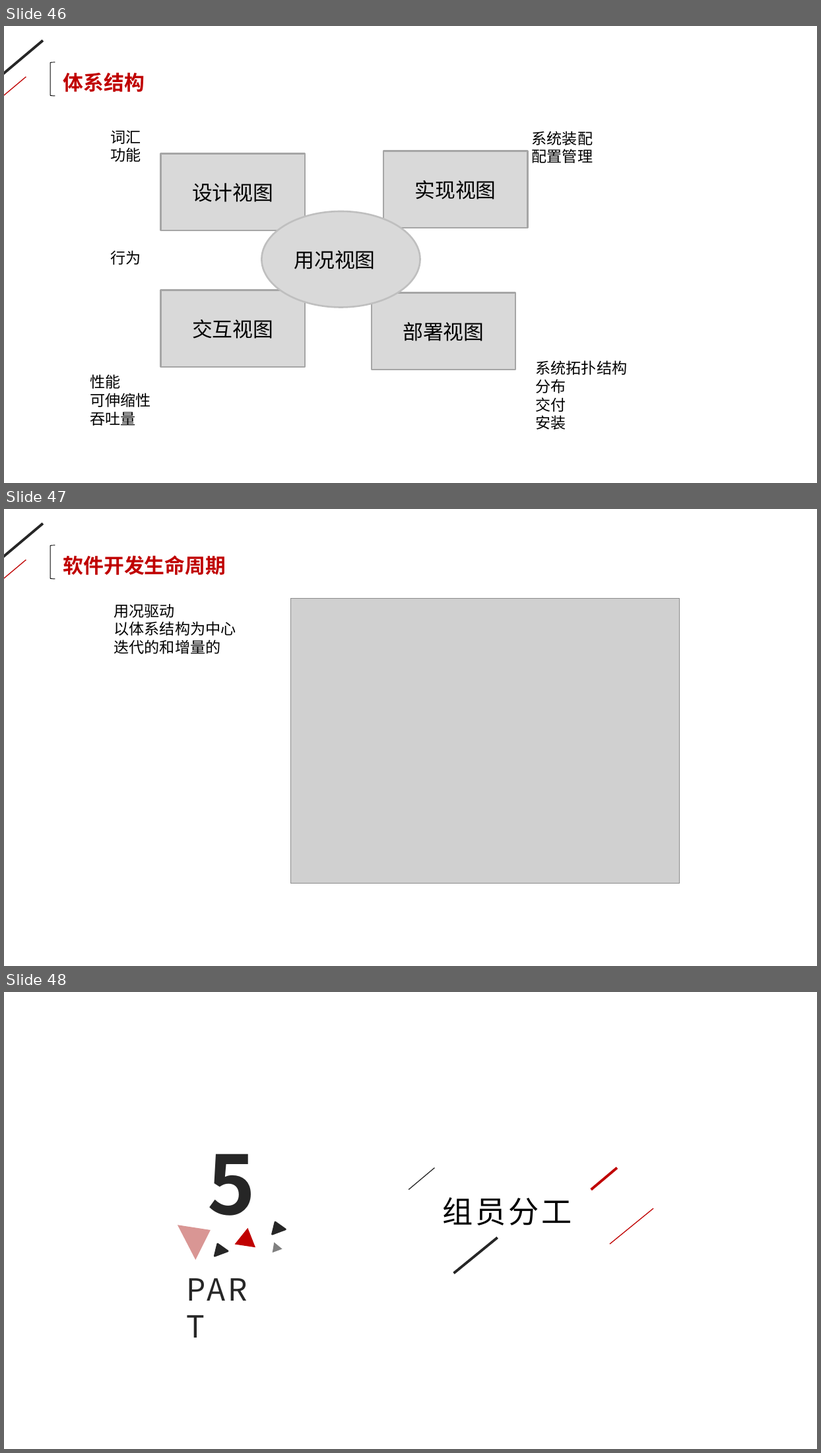
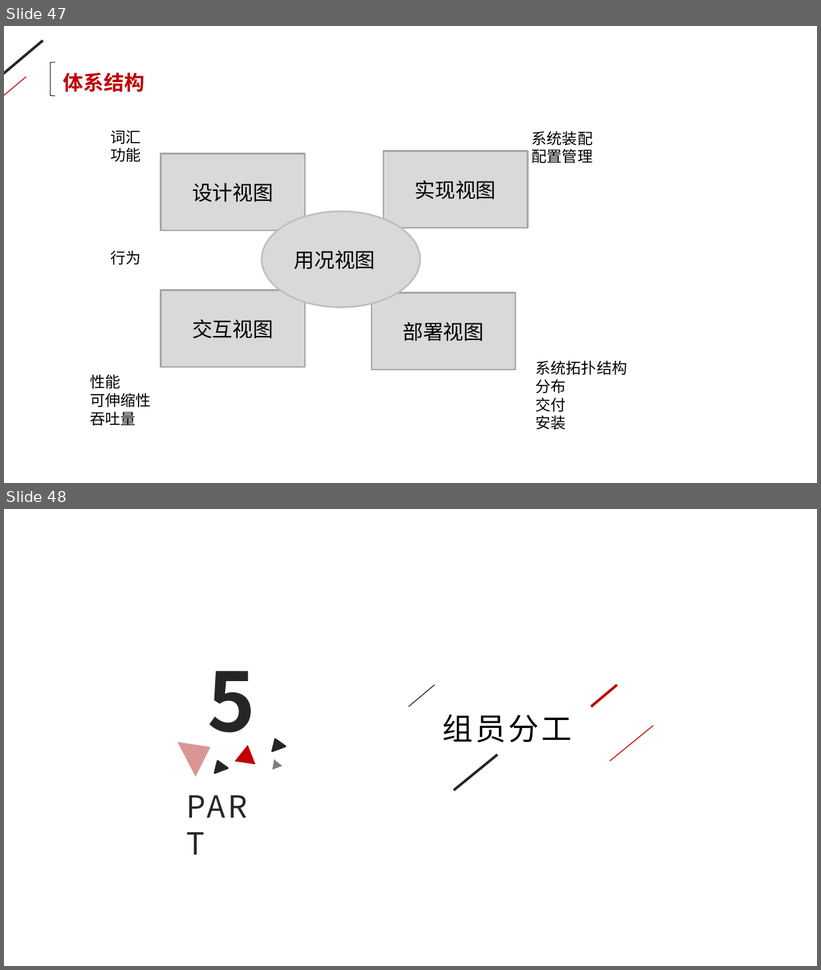
Before and after one commit to moritashin/PRD2017-09, a slide deck: ppt/UML概述ppt.pptx. Shown one above the other, each under a label of ours: slides 46, 47 and 48 before the commit, slides 47 and 48 after it. The pictures are 821x1453 and 821x970 pixels, drawn with LibreOffice and Linux fonts; fonts in the diff are those of the drawing; grey boxes stand for pictures. Boxes give left, top, right and bottom in pixels: in the first picture for what was removed or moved away, otherwise in the second. Text is boxed around its words. In the diff, an @@ line names an element or a change of style, - is before the commit and + after.

```diff
--- a/ppt/UML概述ppt.pptx
+++ b/ppt/UML概述ppt.pptx
@@ slide 47 removed at <box>4,509,817,966</box>, background #FFFFFF @@
@@ line removed from (43, 524) to (4, 567) @@
@@ left bracket removed at <box>50,545,55,578</box> @@
@@ line removed from (26, 560) to (4, 582) @@
@@ text removed at <box>63,555,226,575</box> @@
-软件开发生命周期
@@ text removed at <box>114,604,236,654</box> @@
-用况驱动
-以体系结构为中心
-迭代的和增量的
@@ picture removed at <box>290,599,680,883</box> @@
@@ what was slide 46 is now slide 47 @@
```
Also in this commit, not shown: 6 slides changed, 1 slide added, 6 other files.
